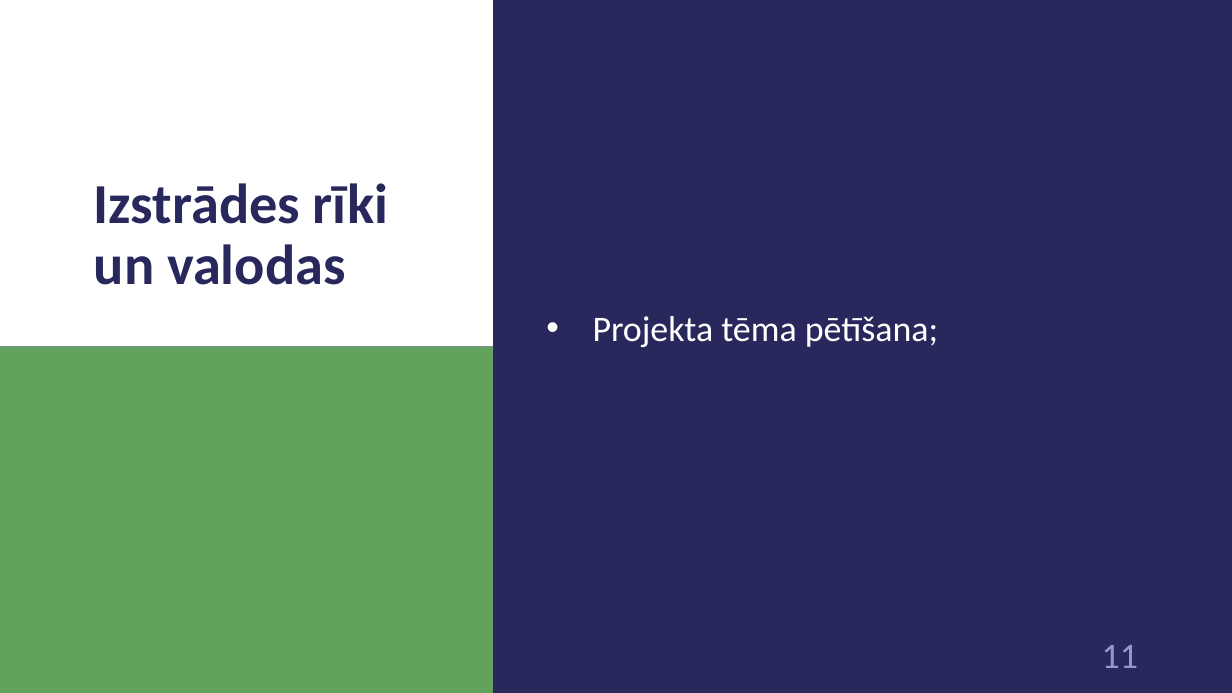
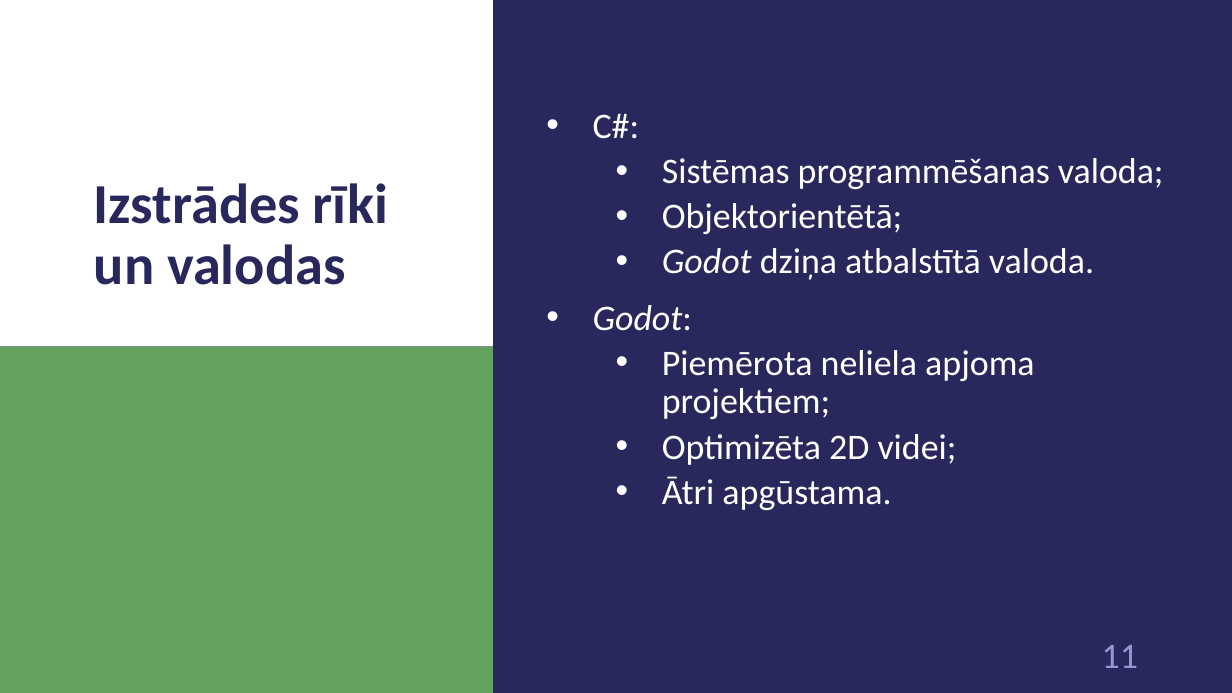
Before and after one commit to 1ivyatan/drumstalotajs, a slide deck: slide 11 of Documentation/Prezentācija.pptx. Drawn at 1232x693 pixels with LibreOffice and Linux fonts; fonts in the diff are those of the drawing. Boxes give left, top, right and bottom in pixels: in the first picture for what was removed or moved away, otherwise in the second. Text is boxed around its words. In the diff, an @@ line names an element or a change of style, - is before the commit and + after.

```diff
--- a/Documentation/Prezentācija.pptx
+++ b/Documentation/Prezentācija.pptx
@@ text at [593, 113, 1164, 510]: text changed @@
-• Projekta tēma pētīšana;
+• C#:
+  • Sistēmas programmēšanas valoda;
+  • Objektorientētā;
+  • Godot dziņa atbalstītā valoda.
+• Godot:
+  • Piemērota neliela apjoma projektiem;
+  • Optimizēta 2D videi;
+  • Ātri apgūstama.
```
Also in this commit, not shown: 3 other slides changed, 3 slides removed.
